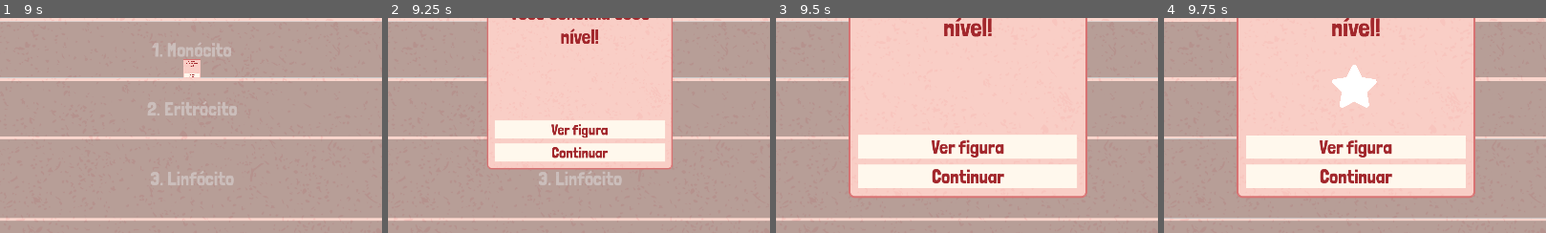
Above: before the commit, frames 1-4 (left to right).
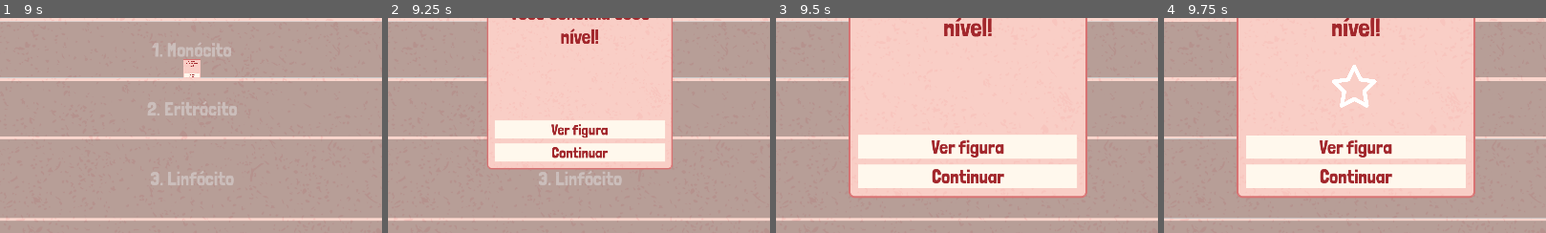
Above: after the commit, the same moments.

Repository: telmotrooper/vet-game
Game: Godot game, scene res://main.tscn
The game is run twice, just before and just after one commit, with the same random seed, the same clock (stepped at 60 frames per second) and the same inputs.
Inputs (mouse positions are % of the whole screen's width and height, from its top left):
- Up to frame 1 (9 s): tap Enter at 0.5 s; click (96, 6) at 1.25 s; click "CÃES (FIGURA)" at 2 s; click (96, 6) at 2.75 s; click (96, 6) at 3.5 s; click (4, 6) at 4.25 s; click "GATOS (FIGURA)" at 5 s; click "SISTEMA LINFÁTICO (QUIZ)" at 5.75 s; click "1. Transportar oxigênio para …" at 6.5 s; click "3. Regular a temperatura corp…" at 7.25 s; click "1. Medula óssea" at 8 s; click "1. Monócito" at 8.75 s
- Up to frame 2 (9.25 s): no input
- Up to frame 3 (9.5 s): no input
- Up to frame 4 (9.75 s): click "Ver figura" at 9.5 s
The pictures show only the part of the screen within x 25-75%, y 38-88%; the shares and areas given below are measured in that part.

Frames 1-3 are identical in both runs. In frame 4, 0.6% of the frame differs, in the area x 44-56%, y 22-42%.

Commit message:
calculating score

Diff:
--- a/levels/quiz_level.gd
+++ b/levels/quiz_level.gd
@@ -5,7 +5,6 @@
 var current_question: QuizQuestion
 var question_counter: int
 var score := 0
-var mistakes := 0
 
 const base_text := "[center][b]( Acertos:[/b] %d/%d )[/center]"
 
@@ -38,20 +37,20 @@
 	%Score.text = base_text % [score, question_counter]
 
 func show_victory_panel() -> void:
-	if mistakes == 0:
+	if score == question_counter: # all correct
 		%VictoryPanel.set_stars(3)
-	elif mistakes <= 3:
+	elif score == question_counter - 1: # missed one
 		%VictoryPanel.set_stars(2)
-	else:
+	elif score > 0: # at least one correct
 		%VictoryPanel.set_stars(1)
+	else: # all wrong
+		%VictoryPanel.set_stars(0)
 
 	%VictoryPanel.show_panel()
 
 func _on_question_answered(value: String) -> void:
 	if value == current_question.correct_answer:
 		score += 1
-	else:
-		mistakes += 1
 	update_text()
 
 	var index = questions.find(current_question)
